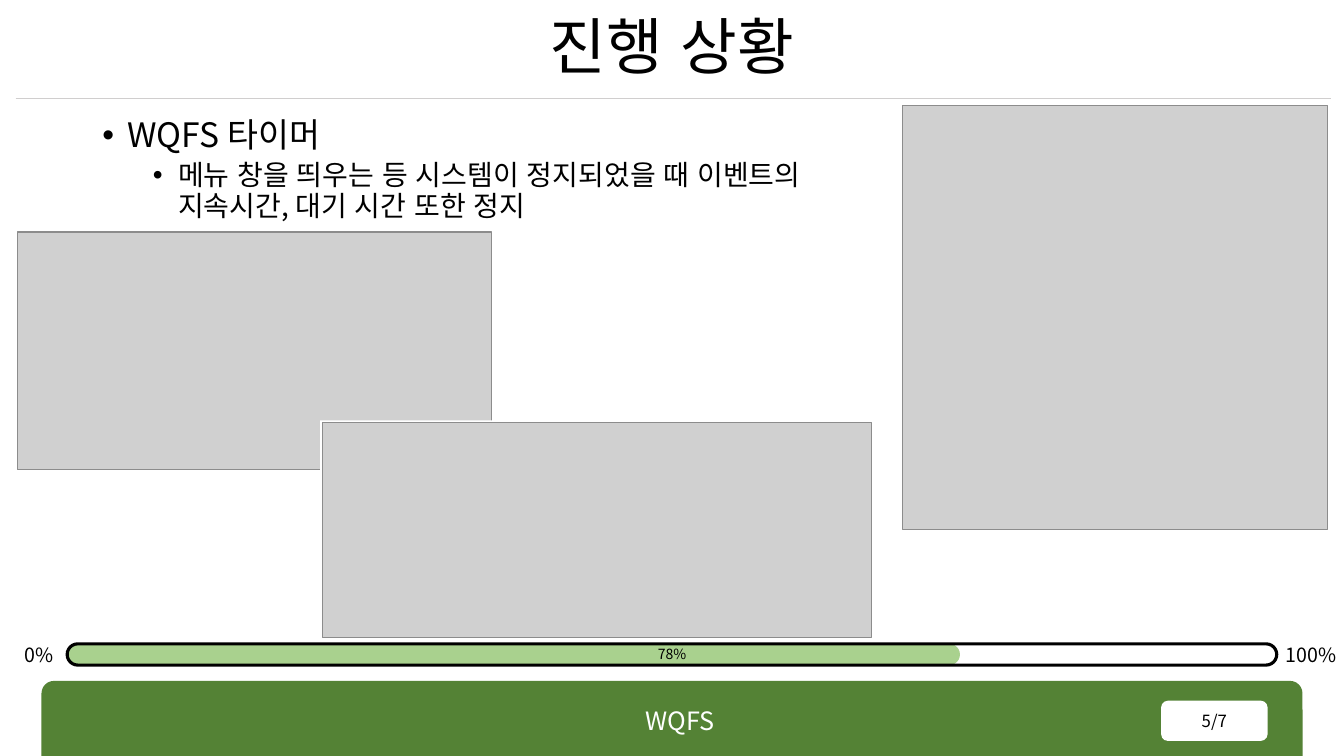
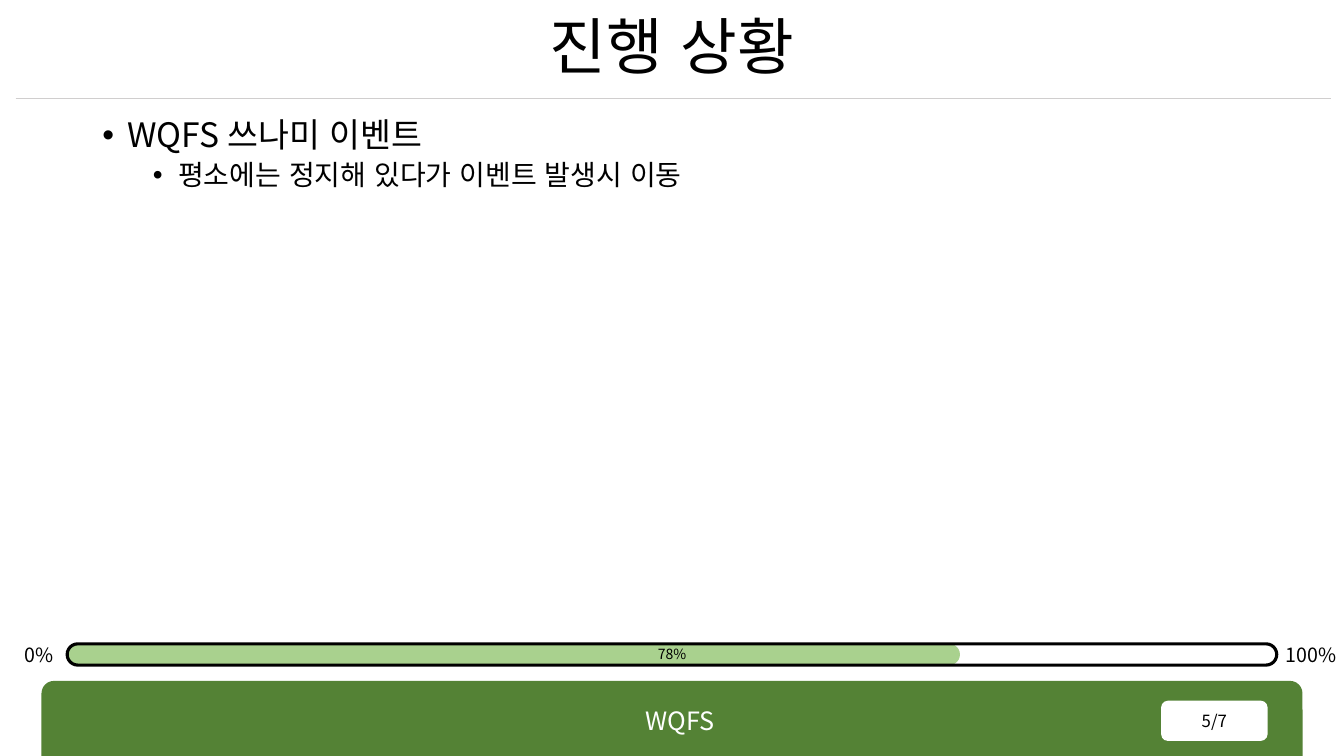
Before and after one commit to rennOobayashi/WQFS, a slide deck: slide 5 of WQFS.pptx. Drawn at 1344x756 pixels with LibreOffice and Linux fonts; fonts in the diff are those of the drawing; grey boxes stand for pictures. Boxes give left, top, right and bottom in pixels: in the first picture for what was removed or moved away, otherwise in the second. Text is boxed around its words. In the diff, an @@ line names an element or a change of style, - is before the commit and + after.

```diff
--- a/WQFS.pptx
+++ b/WQFS.pptx
@@ text at [128, 119, 682, 188]: text changed @@
-• WQFS 타이머
-  • 메뉴 창을 띄우는 등 시스템이 정지되었을 때 이벤트의
-    지속시간, 대기 시간 또한 정지
+• WQFS 쓰나미 이벤트
+  • 평소에는 정지해 있다가 이벤트 발생시 이동
@@ picture removed at [903, 105, 1329, 528] @@
@@ picture removed at [17, 232, 491, 470] @@
@@ rectangle removed at [321, 420, 531, 487] @@
@@ picture removed at [323, 422, 872, 637] @@
```
Also in this commit, not shown: 5 other slides changed, 1 slide removed, 33 other files.
